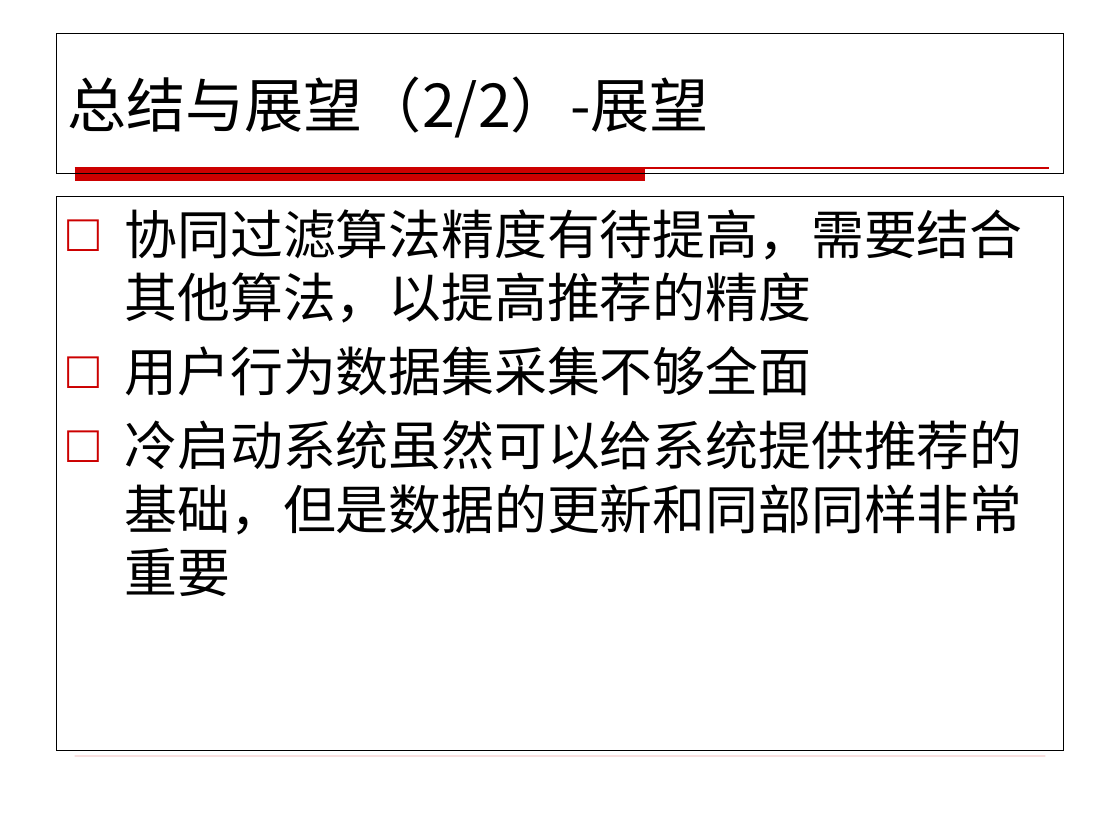
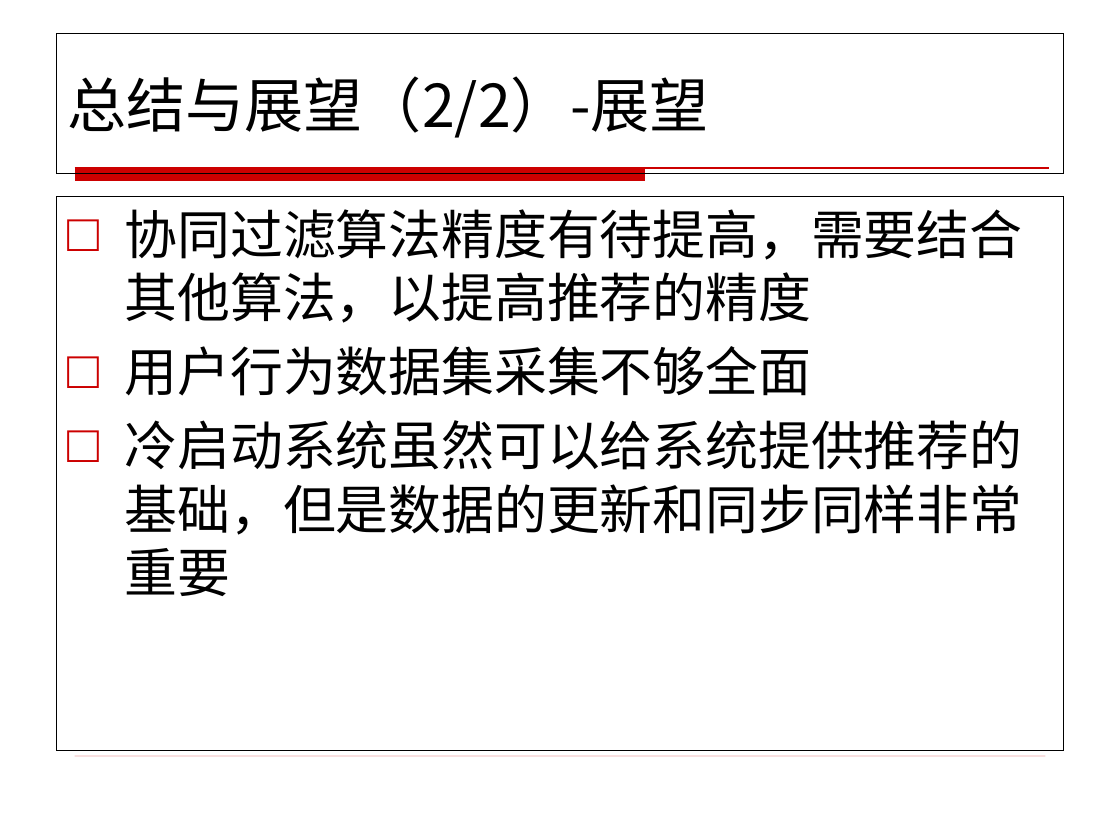
Before and after one commit to henryzhao/graduate, a slide deck: slide 21 of wy/王焰硕士论文答辩.pptx (slide 22 before the commit). Drawn at 1120x840 pixels with LibreOffice and Linux fonts; fonts in the diff are those of the drawing; background and template pictures are left out. Boxes give left, top, right and bottom in pixels: in the first picture for what was removed or moved away, otherwise in the second. Text is boxed around its words. In the diff, an @@ line names an element or a change of style, - is before the commit and + after.

```diff
--- a/wy/王焰硕士论文答辩.pptx
+++ b/wy/王焰硕士论文答辩.pptx
@@ text at (125,420,1023,596): text changed @@
-□ 冷启动系统虽然可以给系统提供推荐的基础，但是数据的更新和同部同样非常重要
+□ 冷启动系统虽然可以给系统提供推荐的基础，但是数据的更新和同步同样非常重要
```
Also in this commit, not shown: 6 other slides changed, 1 slide removed, 3 other files.
